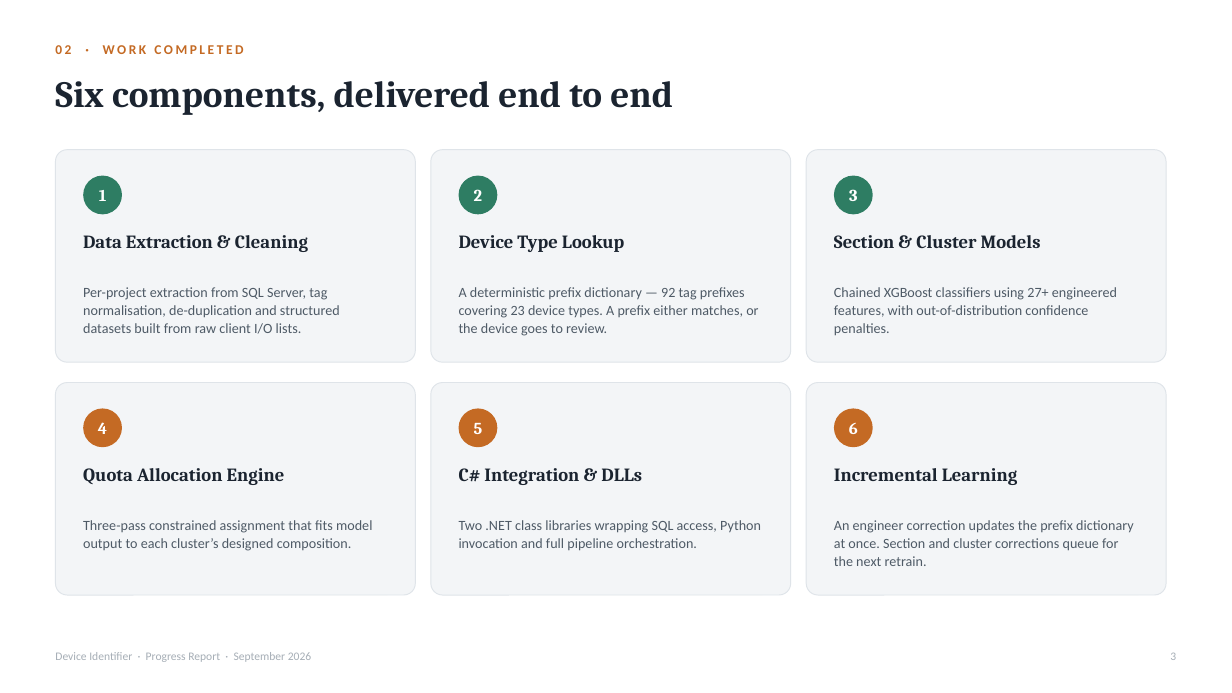
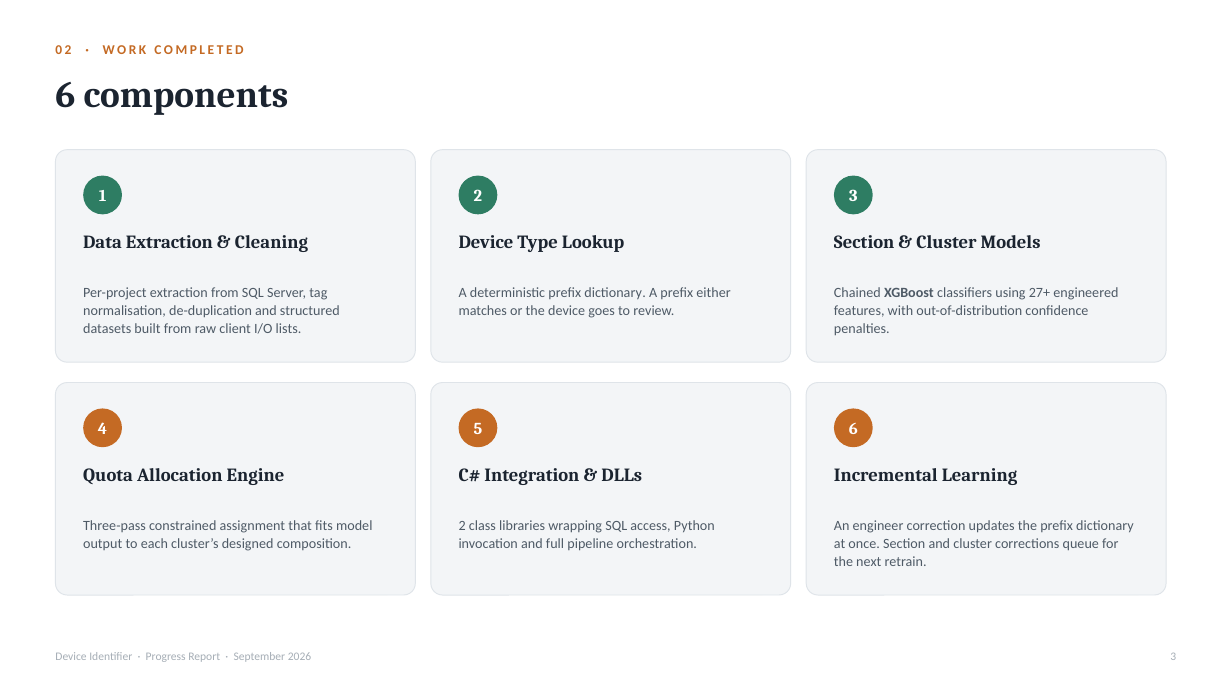
Before and after one commit to Syaziyah30/DeviceCluster, a slide deck: slide 4 of handoff/DeviceIdentifierProgress.pptx (slide 3 before the commit). Drawn at 1232x693 pixels with LibreOffice and Linux fonts; fonts in the diff are those of the drawing. Boxes give left, top, right and bottom in pixels: in the first picture for what was removed or moved away, otherwise in the second. Text is boxed around its words. In the diff, an @@ line names an element or a change of style, - is before the commit and + after.

```diff
--- a/handoff/DeviceIdentifierProgress.pptx
+++ b/handoff/DeviceIdentifierProgress.pptx
@@ text at [55,82,289,115]: text changed @@
-Six components, delivered end to end
+6 components
@@ text at [459,287,730,318]: text changed @@
-A deterministic prefix dictionary — 92 tag prefixes covering 23 device types. A prefix either matches, or the device goes to review.
+A deterministic prefix dictionary. A prefix either matches or the device goes to review.
@@ text "Chained XGBoost classifiers using 27+ ..." at [834,287,1118,336]: bold on in "XGBoost" @@
@@ text at [459,520,715,551]: text changed @@
-Two .NET class libraries wrapping SQL access, Python invocation and full pipeline orchestration.
+2 class libraries wrapping SQL access, Python invocation and full pipeline orchestration.
```
Also in this commit, not shown: 15 other slides changed, 6 slides added.
